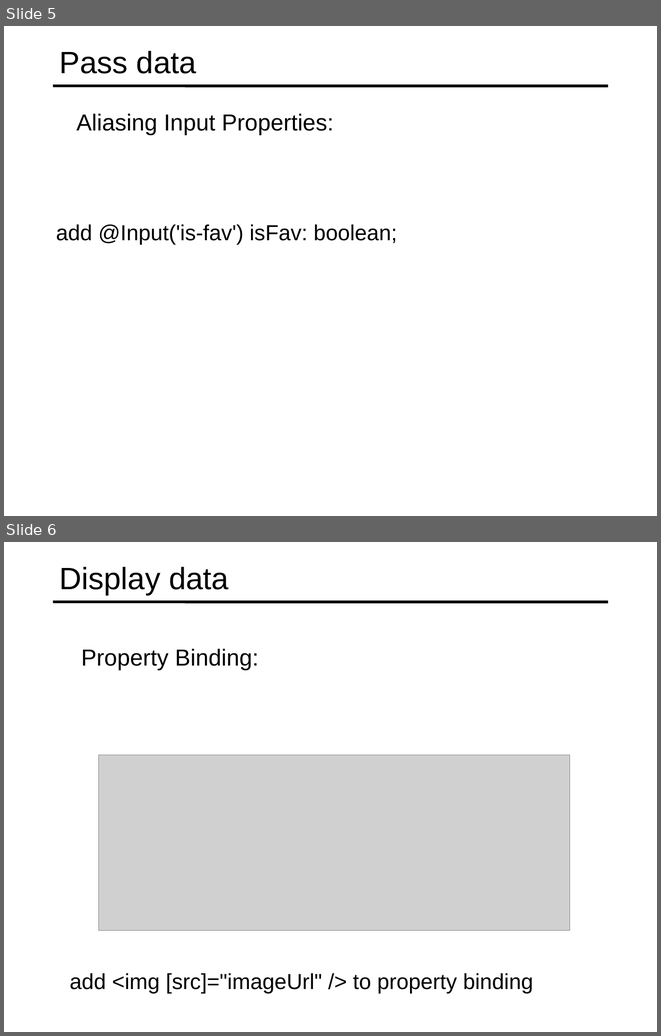
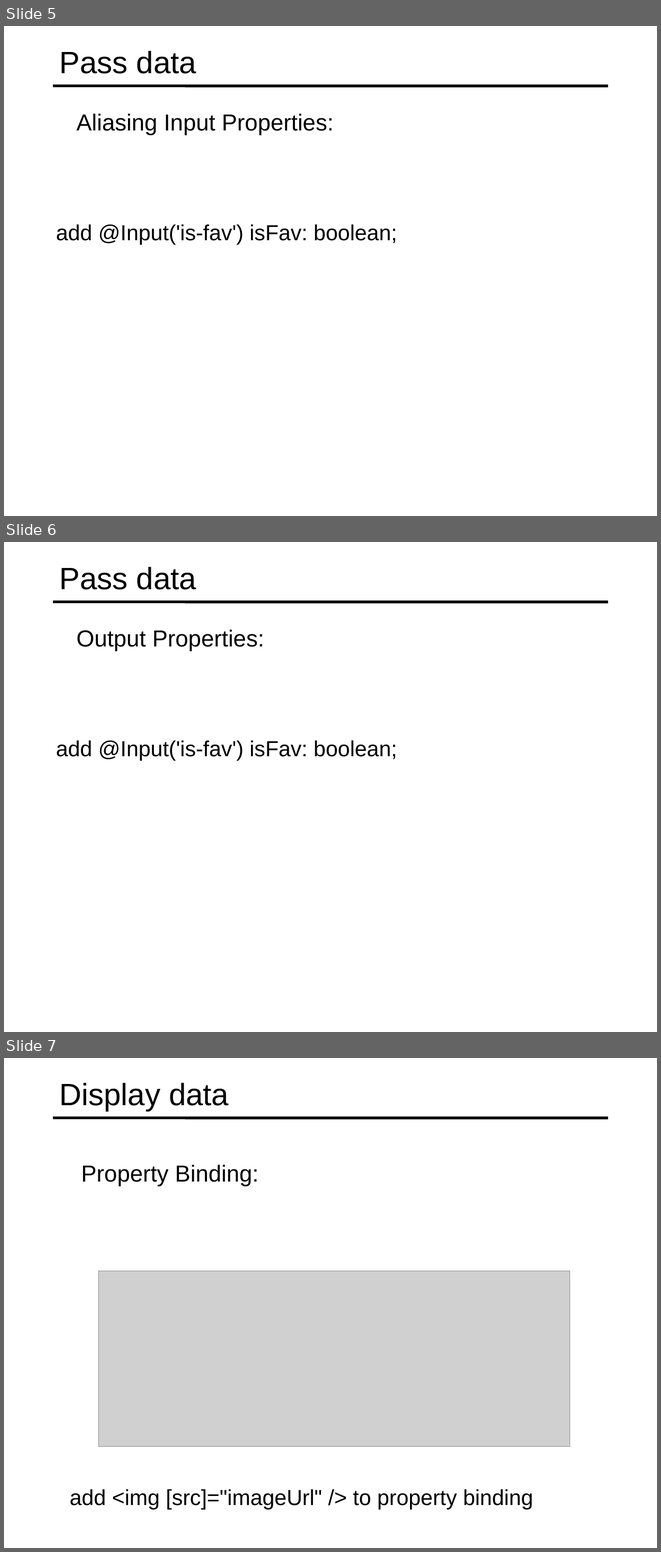
Before and after one commit to specter01wj/Jago_Link_Training, a slide deck: Angular/Angular7/Angular Advanced Course/Essentials/3.Building Re-usable Components/L3_Building Re-usable Components.ppt. Shown one above the other, each under a label of ours: slides 5 and 6 before the commit, slides 5, 6 and 7 after it. The pictures are 661x1036 and 661x1552 pixels, drawn with LibreOffice and Linux fonts; fonts in the diff are those of the drawing; grey boxes stand for pictures. Boxes give left, top, right and bottom in pixels: in the first picture for what was removed or moved away, otherwise in the second. Text is boxed around its words. In the diff, an @@ line names an element or a change of style, - is before the commit and + after.

Commit message:
09/05/2019 v1

```diff
--- a/Angular/Angular7/Angular Advanced Course/Essentials/3.Building Re-usable Components/L3_Building Re-usable Components.ppt
+++ b/Angular/Angular7/Angular Advanced Course/Essentials/3.Building Re-usable Components/L3_Building Re-usable Components.ppt
@@ slide 6 added at (4,542,657,1032), background #FFFFFF; not listed: 1 template element that a slide beside it also shows @@
@@ title added at (60,567,196,590), 34 pt, text #000000 @@
+Pass data
@@ text added at (77,629,264,651), 25.5 pt, text #000000 @@
+  Output Properties:
@@ text added at (56,740,397,761), 24 pt, text #000000 @@
+  add @Input('is-fav') isFav: boolean;
@@ what was slide 6 is now slide 7 @@
```
